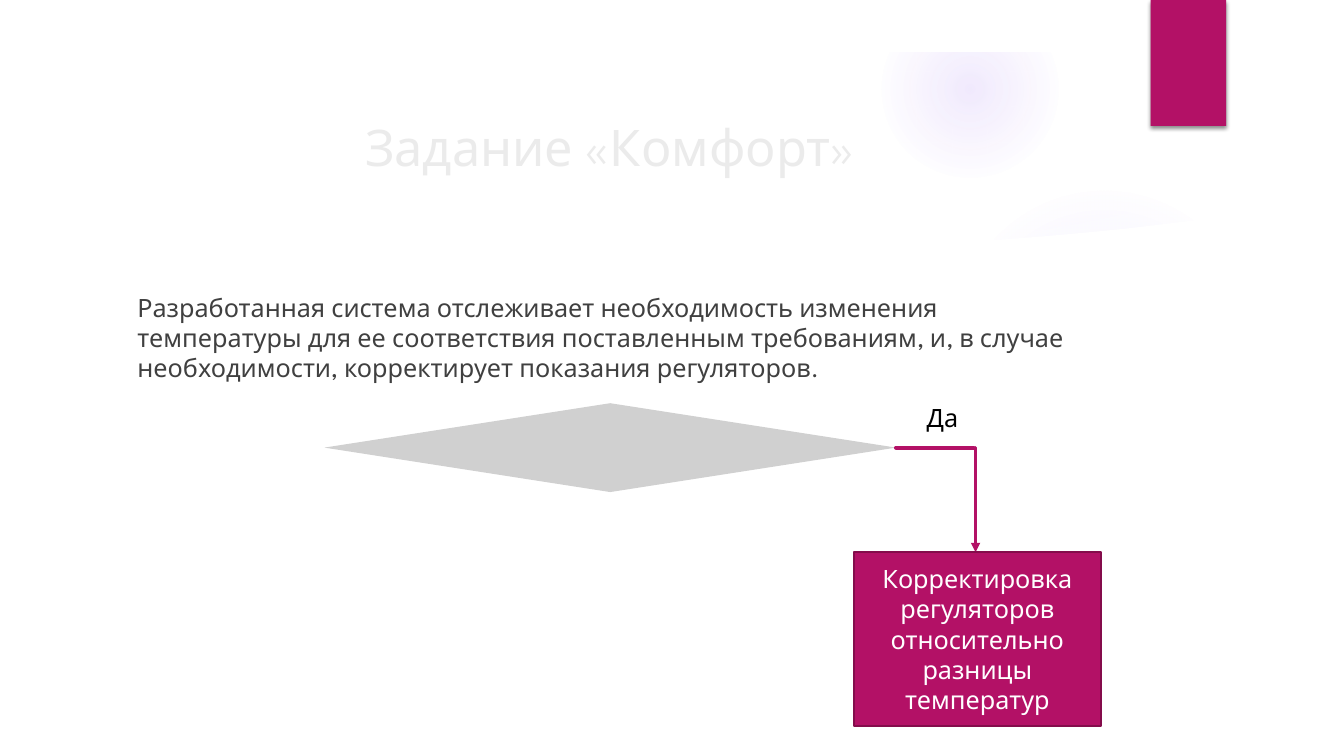
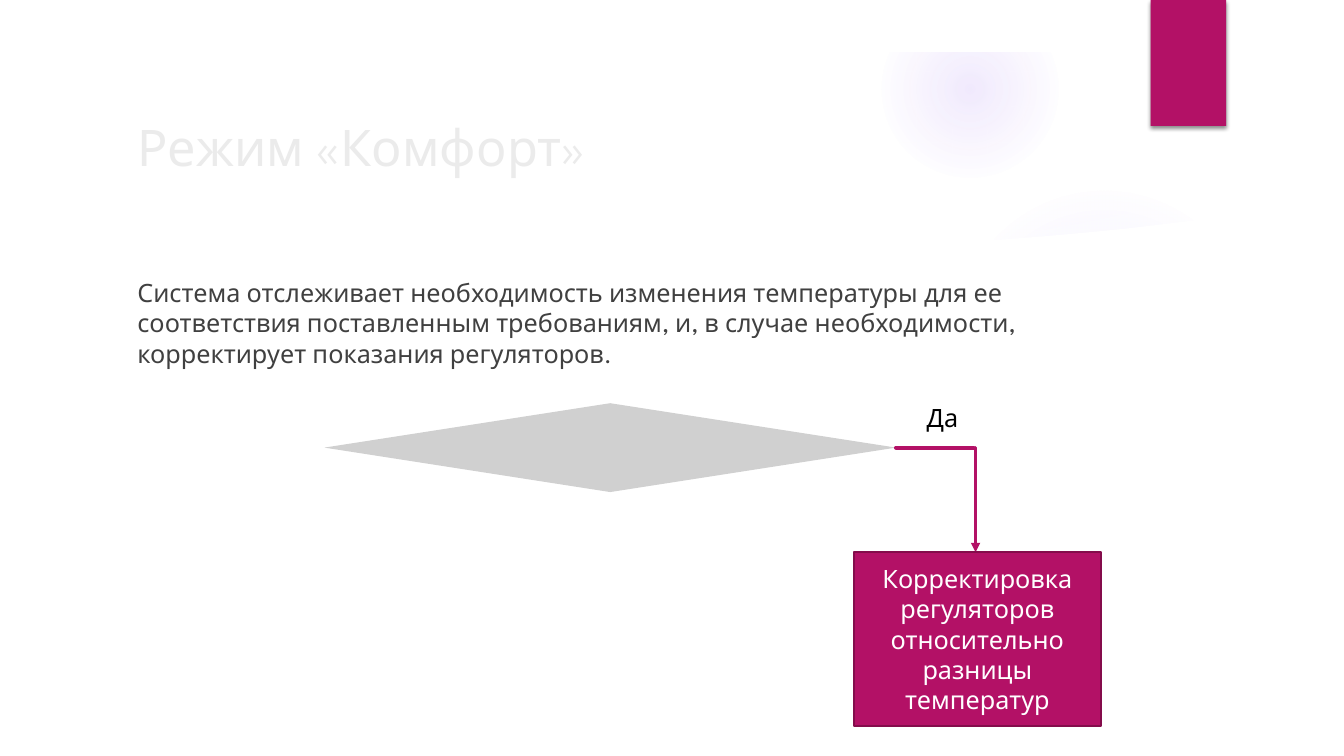
Before and after one commit to Corvin71/neuro-hack, a slide deck: slide 8 of present.pptx (slide 6 before the commit). Drawn at 1344x756 pixels with LibreOffice and Linux fonts; fonts in the diff are those of the drawing; grey boxes stand for pictures; background and template pictures are left out. Boxes give left, top, right and bottom in pixels: in the first picture for what was removed or moved away, otherwise in the second. Text is boxed around its words. In the diff, an @@ line names an element or a change of style, - is before the commit and + after.

```diff
--- a/present.pptx
+++ b/present.pptx
@@ title at [127, 107, 1093, 185]: text changed @@
-Задание «Комфорт»
+Режим «Комфорт»
@@ text at [137, 283, 1009, 369]: text changed @@
-Разработанная система отслеживает необходимость изменения температуры для ее соответствия поставленным требованиям, и, в случае необходимости, корректирует показания регуляторов.
+Система отслеживает необходимость изменения температуры для ее соответствия поставленным требованиям, и, в случае необходимости, корректирует показания регуляторов.
```
Also in this commit, not shown: 7 other slides changed, 4 slides added, 1 slide removed.
